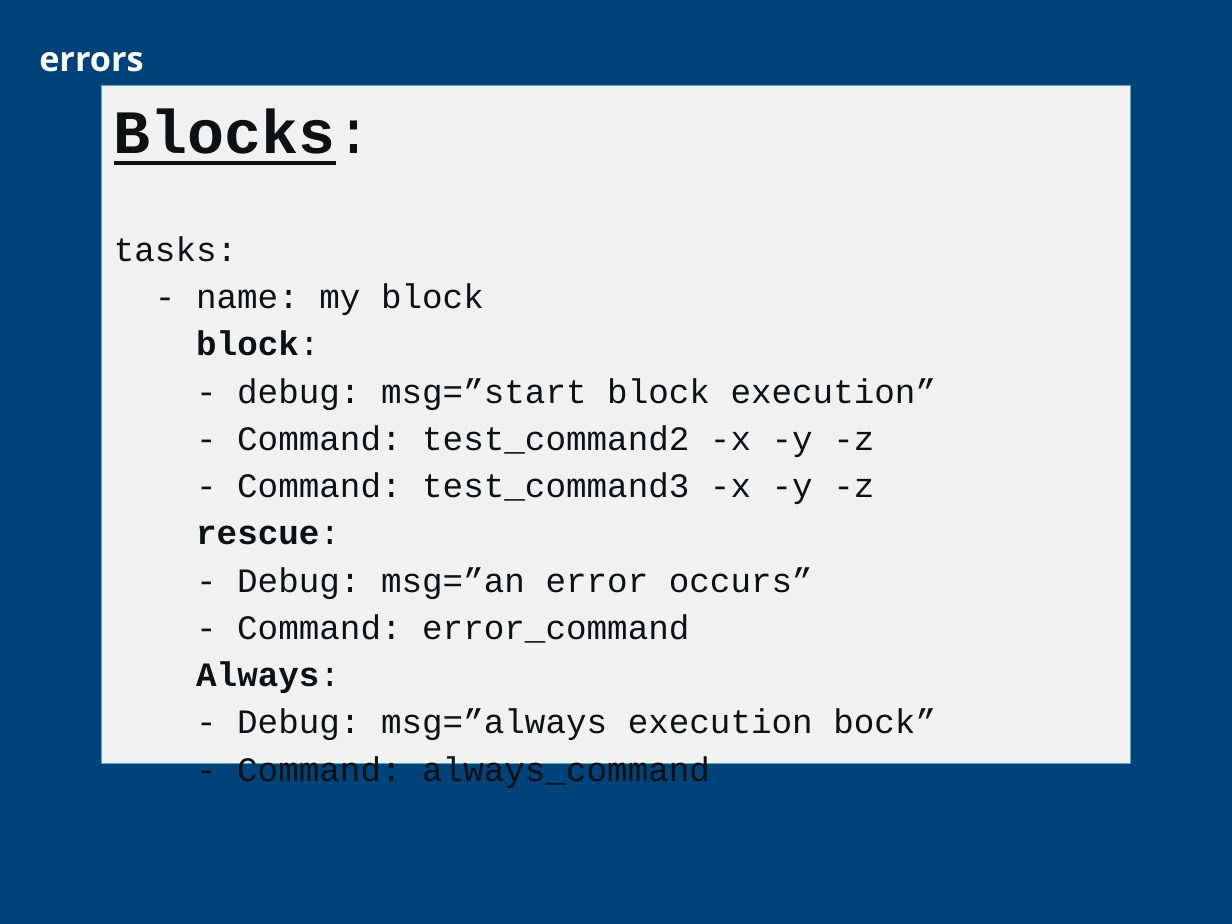
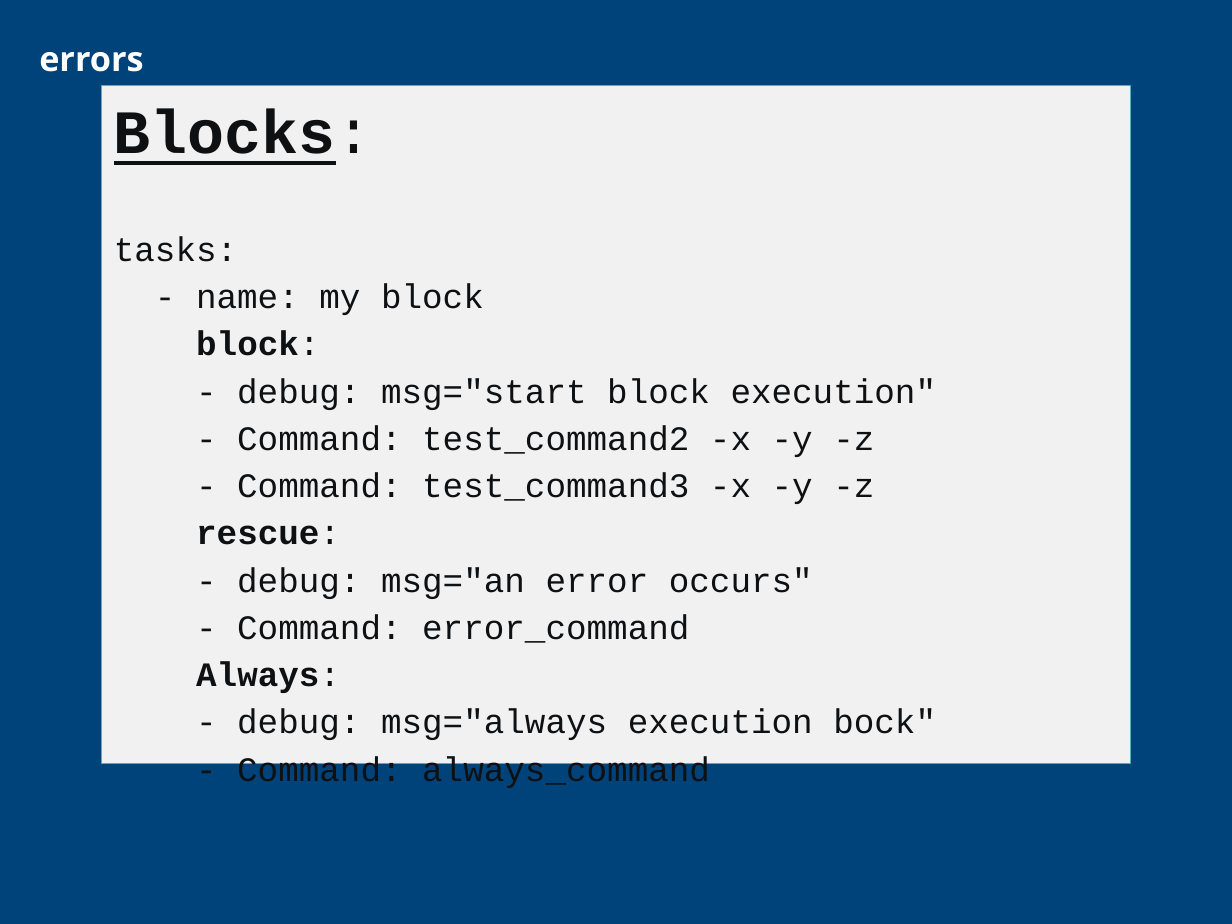
Before and after one commit to CCoupel/ansible-training, a slide deck: slide 74 of Ansible Training.pptx. Drawn at 1232x924 pixels with LibreOffice and Linux fonts; fonts in the diff are those of the drawing; background and template pictures are left out. Boxes give left, top, right and bottom in pixels: in the first picture for what was removed or moved away, otherwise in the second. Text is boxed around its words. In the diff, an @@ line names an element or a change of style, - is before the commit and + after.

```diff
--- a/Ansible Training.pptx
+++ b/Ansible Training.pptx
@@ text in freeform shape at bbox=[237, 378, 937, 410]: text changed @@
-- debug: msg=”start block execution”
+- debug: msg="start block execution"
@@ text in freeform shape at bbox=[237, 567, 813, 599]: text changed @@
-- Debug: msg=”an error occurs”
+- debug: msg="an error occurs"
@@ text in freeform shape at bbox=[237, 708, 936, 740]: text changed @@
-- Debug: msg=”always execution bock”
+- debug: msg="always execution bock"
```
Also in this commit, not shown: 48 other slides changed.
